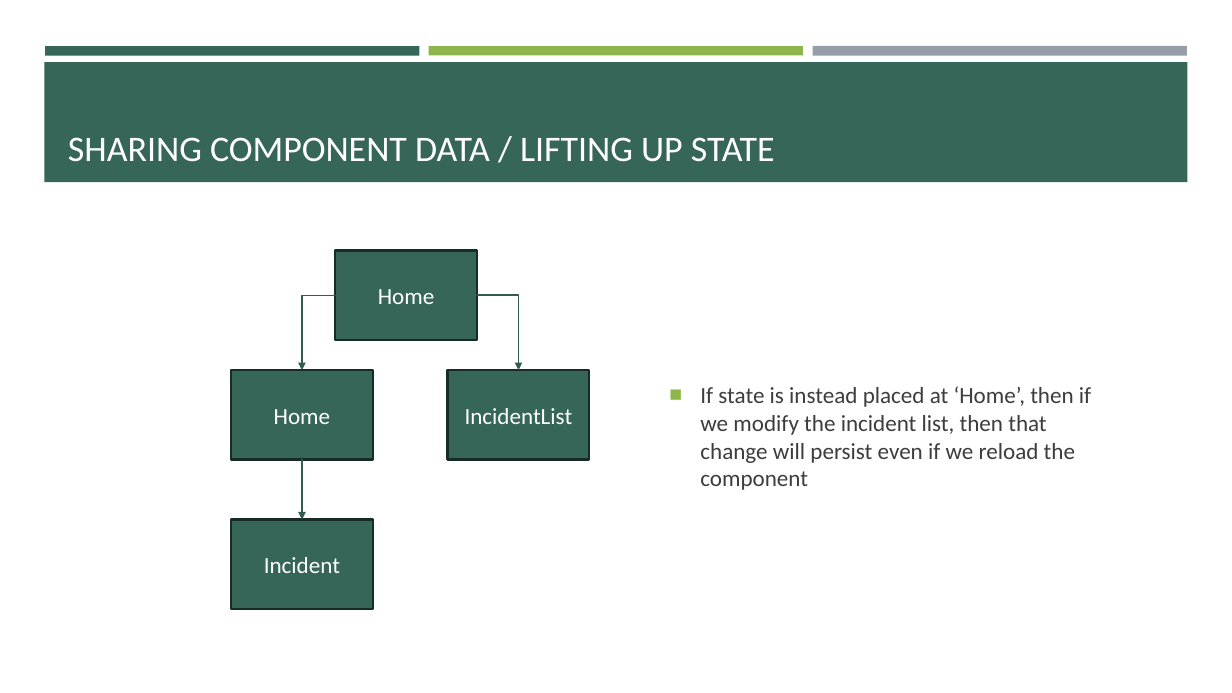
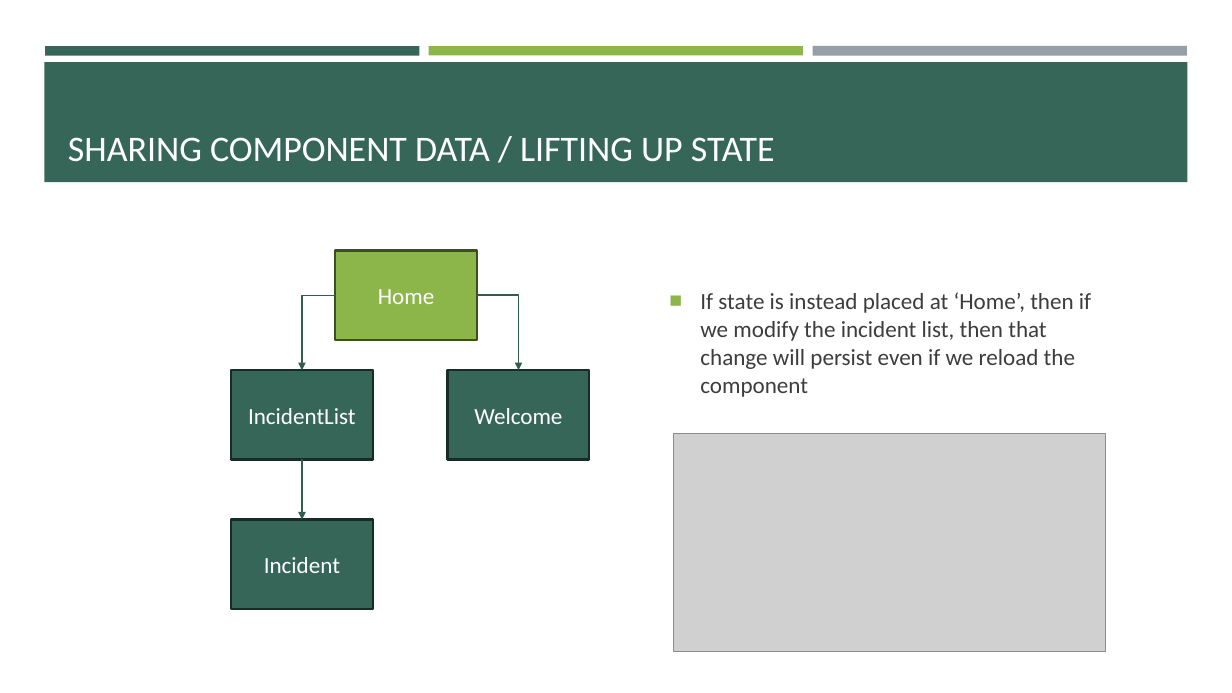
Before and after one commit to e-m-wilson/SNOW, a slide deck: slide 28 of Week_2/React.pptx. Drawn at 1232x693 pixels with LibreOffice and Linux fonts; fonts in the diff are those of the drawing; grey boxes stand for pictures. Boxes give left, top, right and bottom in pixels: in the first picture for what was removed or moved away, otherwise in the second. Text is boxed around its words. In the diff, an @@ line names an element or a change of style, - is before the commit and + after.

Commit message:
new incident list

```diff
--- a/Week_2/React.pptx
+++ b/Week_2/React.pptx
@@ rectangle "Home" at [335, 250, 477, 340]: fill #366658 to #8CB64A; outline #182D27 1.75 pt to #3D5020 1.75 pt @@
@@ text "If state is instead placed ...": place and size @@
-text "If state is instead placed ..." at [700, 386, 1091, 490]
+text "If state is instead placed ..." at [700, 292, 1091, 397]
@@ text in rectangle at [248, 408, 356, 424]: text changed @@
-Home
+IncidentList
@@ text in rectangle at [474, 408, 562, 424]: text changed @@
-IncidentList
+Welcome
@@ picture added at [674, 434, 1105, 653] @@
```
Also in this commit, not shown: 5 other slides changed, 5 slides added, 2 other files.
